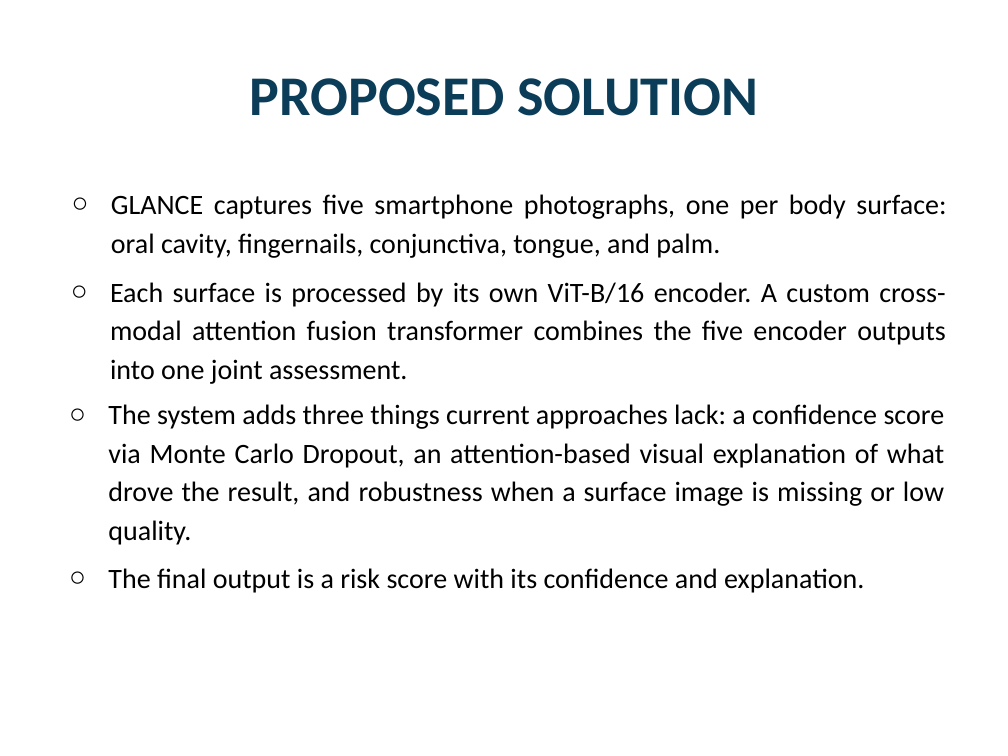
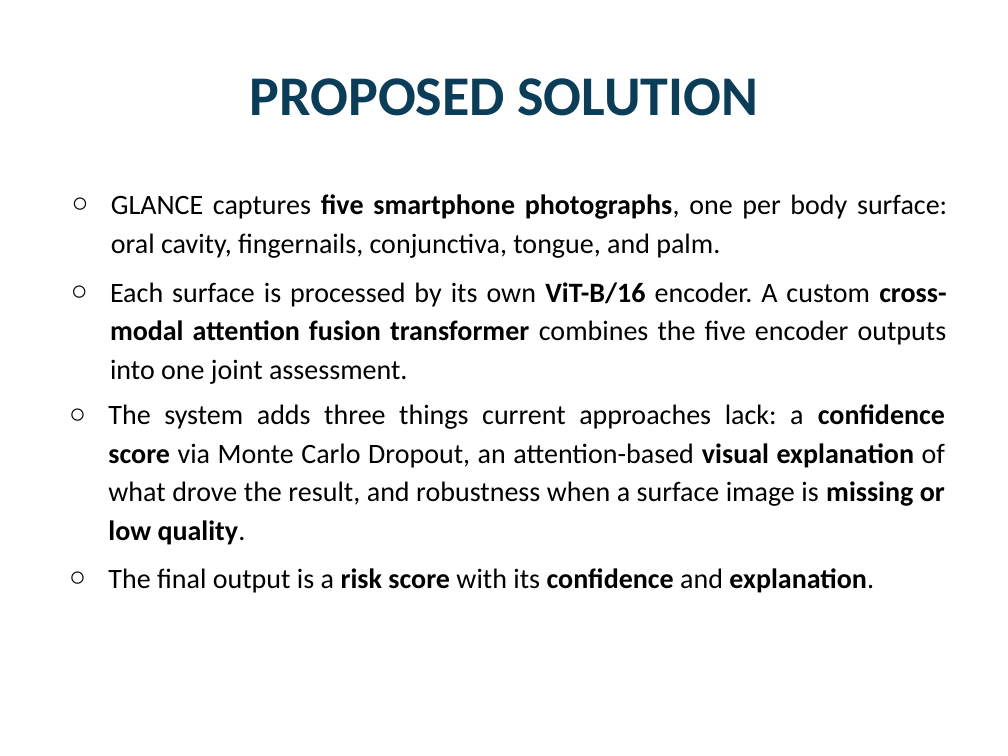
Before and after one commit to Jaffar-Kazmi/GLANCE, a slide deck: slide 16 of docs/proposal/slides.pptx (slide 15 before the commit). Drawn at 1008x756 pixels with LibreOffice and Linux fonts; fonts in the diff are those of the drawing; background and template pictures are left out. Boxes give left, top, right and bottom in pixels: in the first picture for what was removed or moved away, otherwise in the second. Text is boxed around its words. In the diff, an @@ line names an element or a change of style, - is before the commit and + after.

```diff
--- a/docs/proposal/slides.pptx
+++ b/docs/proposal/slides.pptx
@@ text "GLANCE captures five smartphone photographs, ..." at (111, 194, 947, 258): bold on in "five smartphone photographs," @@
@@ text "Each surface is processed by ..." at (110, 282, 947, 384): bold on in "ViT-B/16 cross-modal attention fusion transformer" @@
@@ text "The system adds three things ..." at (108, 404, 945, 506): bold on in "confidence score visual explanation missing or low ..." @@
@@ text "The final output is a ..." at (108, 568, 874, 593): bold on in "risk score confidence explanation." @@
```
Also in this commit, not shown: 5 other slides changed, 1 slide added.
